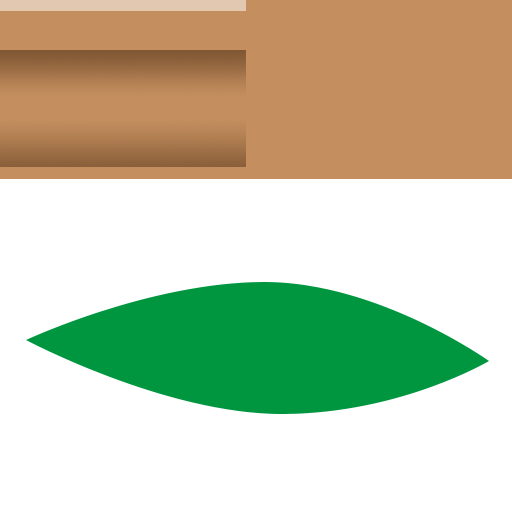
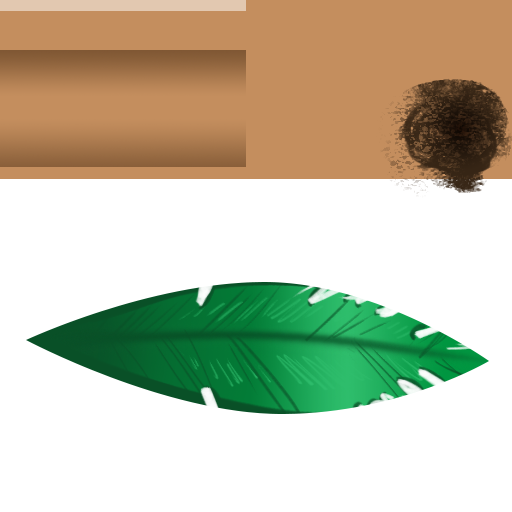
Comparing the layer stacks of the two 512px x 512px images. Changes:
added layer "Ebene 2" above "Ebene 1" over [26, 282, 488, 414]
added layer "Ebene 1" above "Form 1" over [26, 79, 444, 414]
painted on "Form 1" over [195, 285, 471, 408]
added layer "Ebene 3" (multiply) above "Ebene 0" over [419, 88, 502, 171]
painted on "Ebene 0" over [379, 78, 512, 198]
